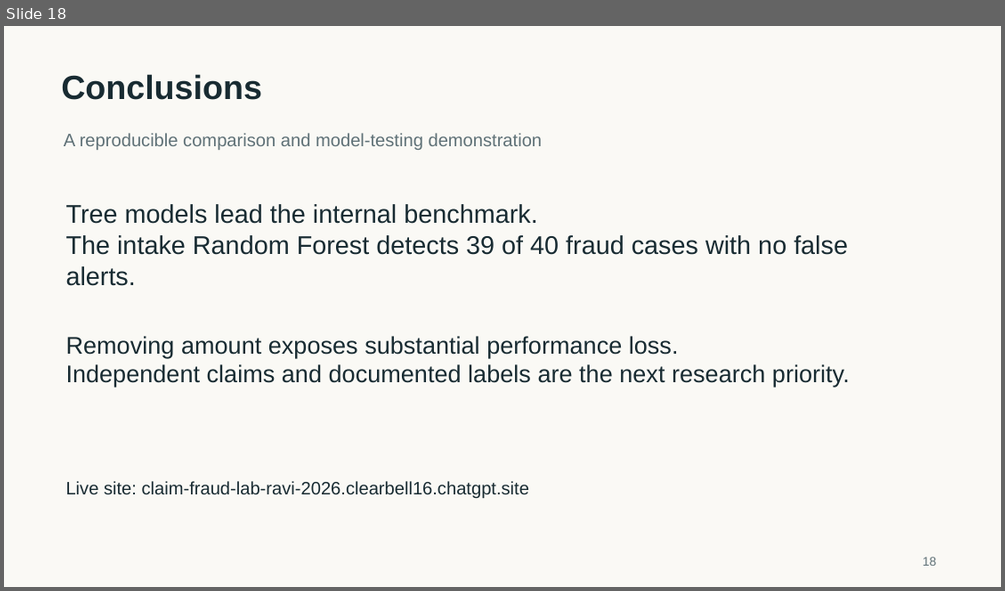
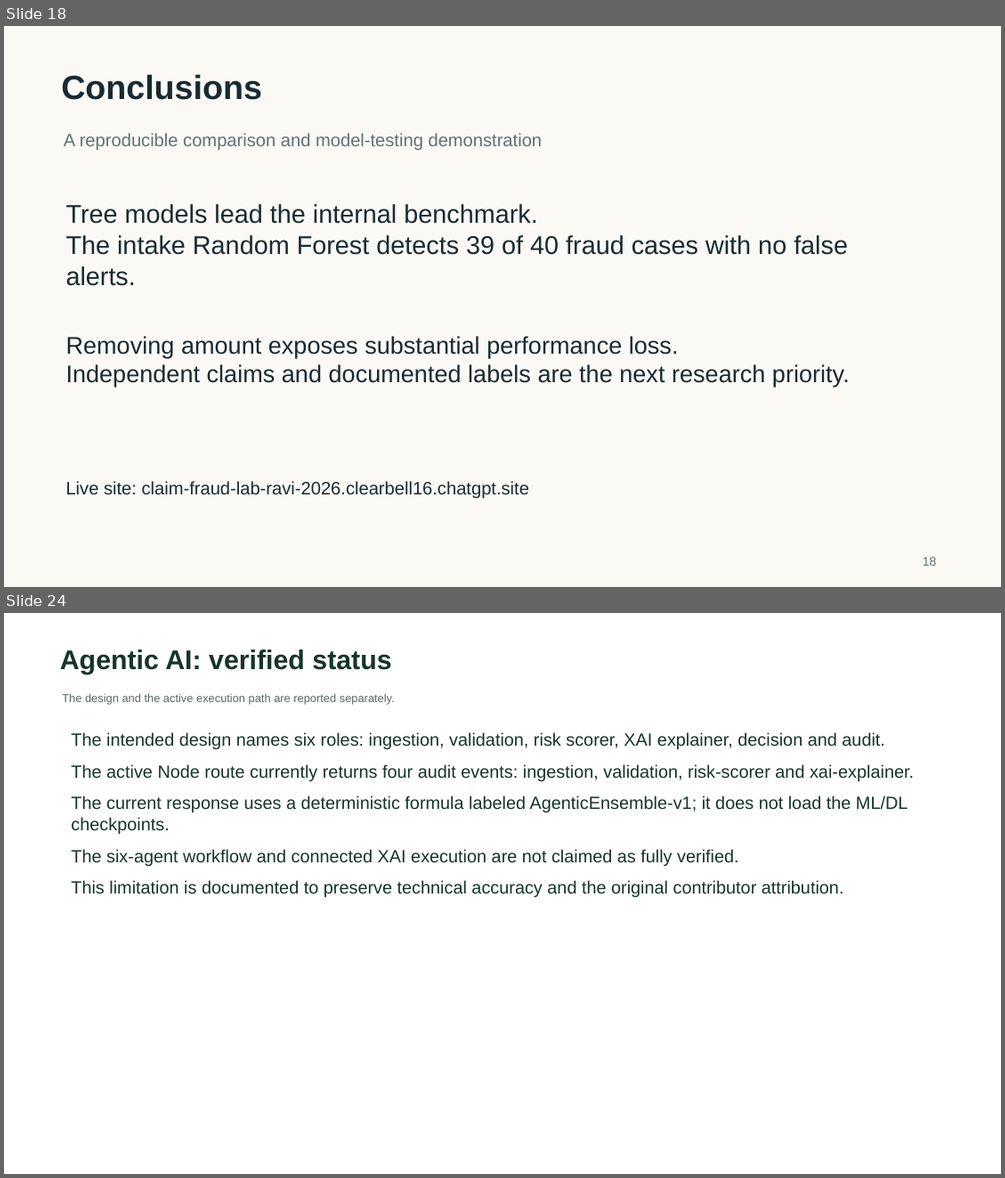
Before and after one commit to Ganesh172919/mini-project, a slide deck: submission/deliverables/Presentation.pptx. Shown one above the other, each under a label of ours: slide 18 before the commit, slides 18 and 24 after it; the slides between them are not shown. The pictures are 1005x591 and 1005x1178 pixels, drawn with LibreOffice and Linux fonts; fonts in the diff are those of the drawing. Boxes give left, top, right and bottom in pixels: in the first picture for what was removed or moved away, otherwise in the second. Text is boxed around its words. In the diff, an @@ line names an element or a change of style, - is before the commit and + after.

```diff
--- a/submission/deliverables/Presentation.pptx
+++ b/submission/deliverables/Presentation.pptx
@@ slide 24 added at [4, 613, 1001, 1174], background #FFFFFF @@
@@ text added at [60, 649, 391, 674], 26 pt, text #16342B, bold @@
+Agentic AI: verified status
@@ text added at [62, 693, 395, 705], 11 pt, text #5A6961 @@
+The design and the active execution path are reported separately.
@@ text added at [71, 732, 914, 897], 17 pt, text #16342B @@
+The intended design names six roles: ingestion, validation, risk scorer, XAI explainer, decision and audit.
+The active Node route currently returns four audit events: ingestion, validation, risk-scorer and xai-explainer.
+The current response uses a deterministic formula labeled AgenticEnsemble-v1; it does not load the ML/DL checkpoints.
+The six-agent workflow and connected XAI execution are not claimed as fully verified.
+This limitation is documented to preserve technical accuracy and the original contributor attribution.
```
Also in this commit, not shown: 5 other slides added, 11 other files.
